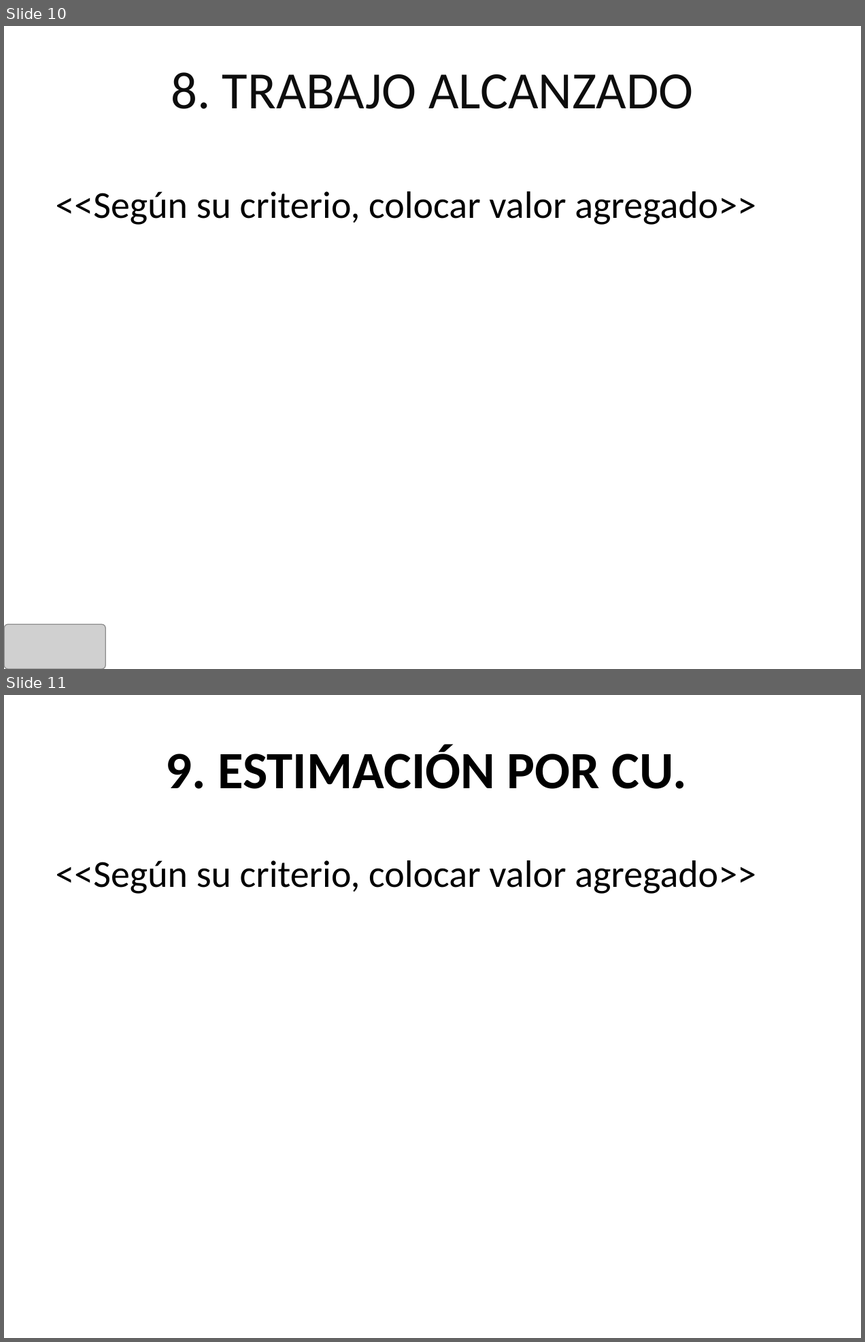
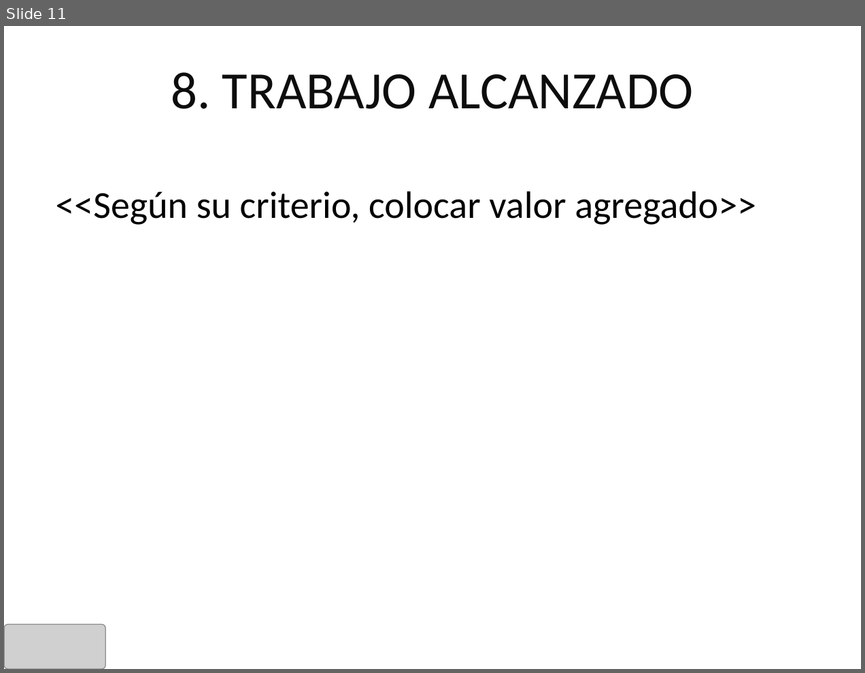
Before and after one commit to cms/proyecto-fya, a slide deck: Presentación Sem 7 - 2011.2/Presentación Final v1.0.pptx. Shown one above the other, each under a label of ours: slides 10 and 11 before the commit, slide 11 after it. The pictures are 865x1342 and 865x673 pixels, drawn with LibreOffice and Linux fonts; fonts in the diff are those of the drawing; grey boxes stand for pictures; background and template pictures are left out. Boxes give left, top, right and bottom in pixels: in the first picture for what was removed or moved away, otherwise in the second. Text is boxed around its words. In the diff, an @@ line names an element or a change of style, - is before the commit and + after.

```diff
--- a/Presentación Sem 7 - 2011.2/Presentación Final v1.0.pptx
+++ b/Presentación Sem 7 - 2011.2/Presentación Final v1.0.pptx
@@ slide 11 removed at [4,695,861,1338], background picture (left out) @@
@@ title removed at [165,745,687,789] @@
-9. ESTIMACIÓN POR CU.
@@ text removed at [56,860,756,894] @@
-<<Según su criterio, colocar valor agregado>>
@@ what was slide 10 is now slide 11 @@
```
Also in this commit, not shown: 3 slides changed, 1 slide added, 1 other slide removed.
